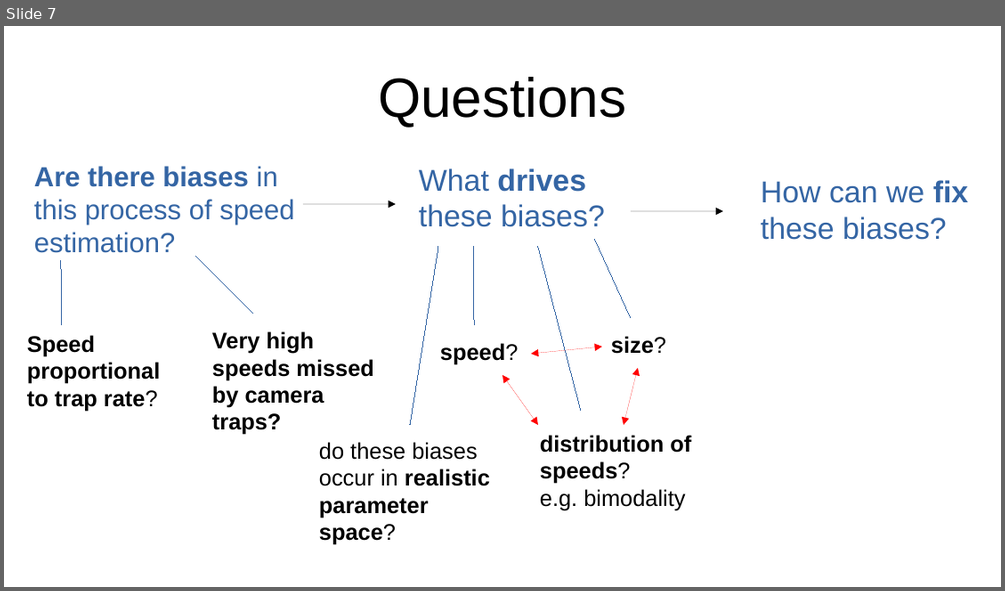
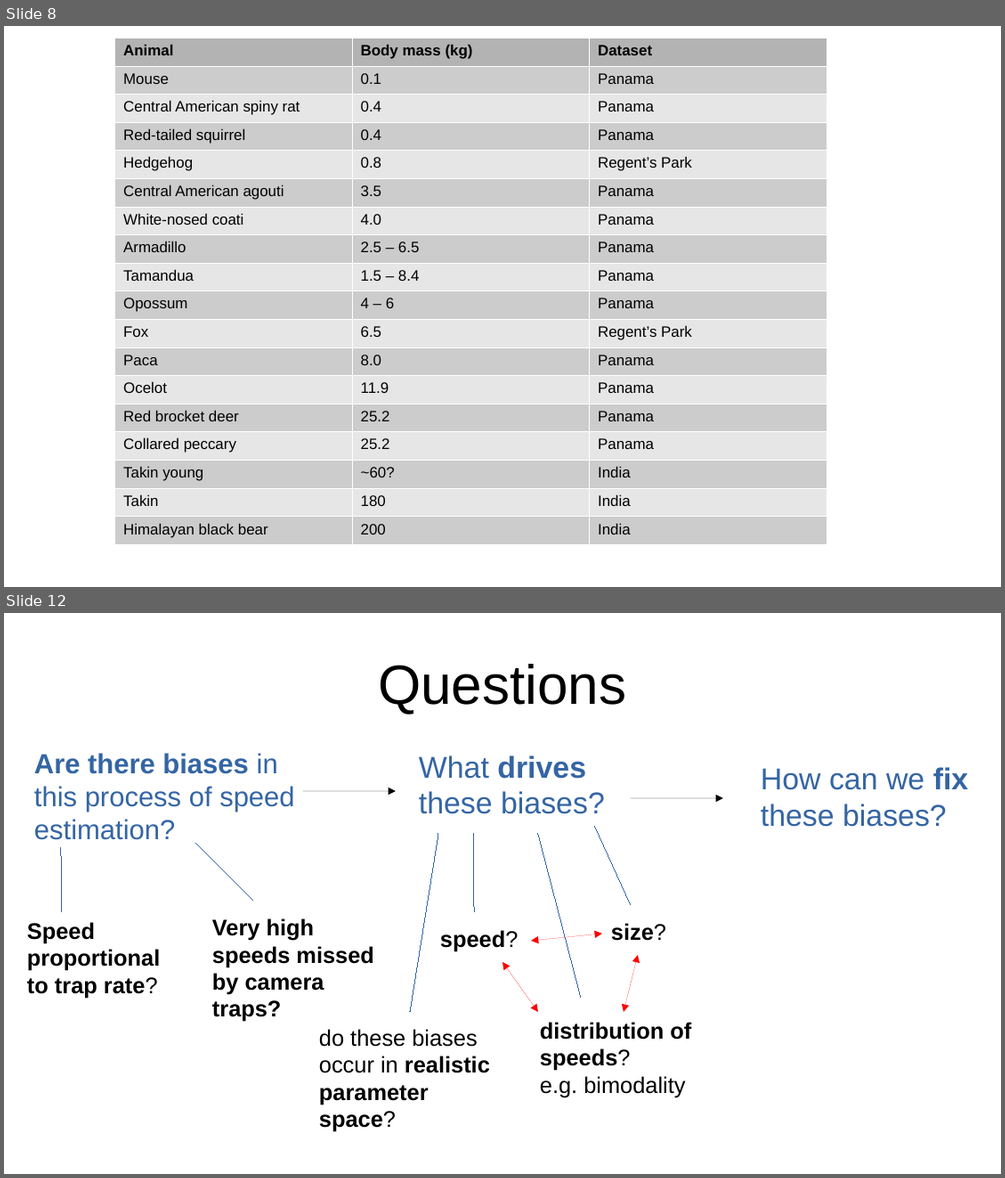
Before and after one commit to lizziebru/CamtrapSimulation, a slide deck: writeup/Camtrapsim_pres.odp. Shown one above the other, each under a label of ours: slide 7 before the commit, slides 8 and 12 after it; the slides between them are not shown. The pictures are 1005x591 and 1005x1178 pixels, drawn with LibreOffice and Linux fonts; fonts in the diff are those of the drawing. Boxes give left, top, right and bottom in pixels: in the first picture for what was removed or moved away, otherwise in the second. Text is boxed around its words. In the diff, an @@ line names an element or a change of style, - is before the commit and + after.

```diff
--- a/writeup/Camtrapsim_pres.odp
+++ b/writeup/Camtrapsim_pres.odp
@@ slide 8 added at [4, 26, 1001, 587], background #FFFFFF @@
@@ table added at [114, 38, 825, 545], 18 rows, 3 columns @@
+Animal | Body mass (kg) | Dataset
+Mouse | 0.1 | Panama
+Central American spiny rat | 0.4 | Panama
+Red-tailed squirrel | 0.4 | Panama
+Hedgehog | 0.8 | Regent’s Park
+Central American agouti | 3.5 | Panama
+White-nosed coati | 4.0 | Panama
+Armadillo | 2.5 – 6.5 | Panama
+Tamandua | 1.5 – 8.4 | Panama
+Opossum | 4 – 6 | Panama
+Fox | 6.5 | Regent’s Park
+Paca | 8.0 | Panama
+Ocelot | 11.9 | Panama
+Red brocket deer | 25.2 | Panama
+Collared peccary | 25.2 | Panama
+Takin young | ~60? | India
+Takin | 180 | India
+Himalayan black bear | 200 | India
@@ what was slide 7 is now slide 12 @@
```
Also in this commit, not shown: 5 slides changed, 5 other slides added, 3 slides removed, 4 other files.
